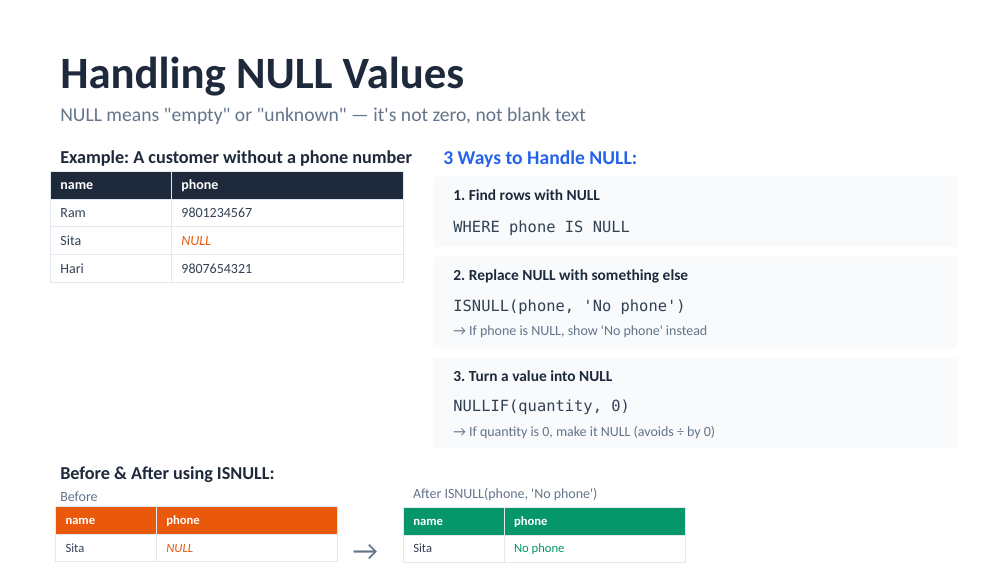
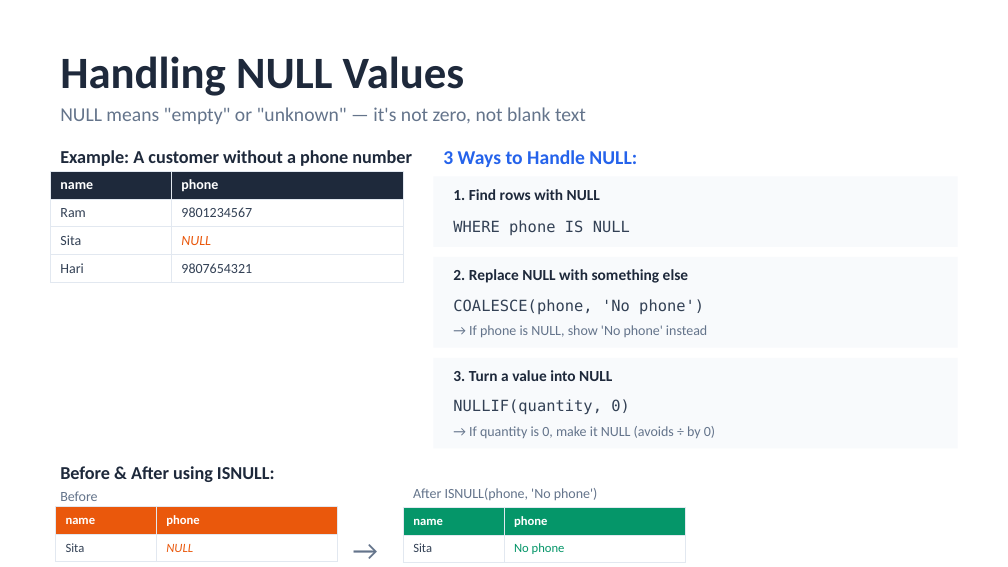
Before and after one commit to sauhar/Business-Data-Analytics, a slide deck: slide 25 of Slides/3_SQL_Fundamentals_Database_Concepts.pptx. Drawn at 1008x567 pixels with LibreOffice and Linux fonts; fonts in the diff are those of the drawing. Boxes give left, top, right and bottom in pixels: in the first picture for what was removed or moved away, otherwise in the second. Text is boxed around its words. In the diff, an @@ line names an element or a change of style, - is before the commit and + after.

```diff
--- a/Slides/3_SQL_Fundamentals_Database_Concepts.pptx
+++ b/Slides/3_SQL_Fundamentals_Database_Concepts.pptx
@@ text at box(453, 299, 704, 314): text changed @@
-ISNULL(phone, 'No phone')
+COALESCE(phone, 'No phone')
```
Also in this commit, not shown: 5 other slides changed, 7 other files.
